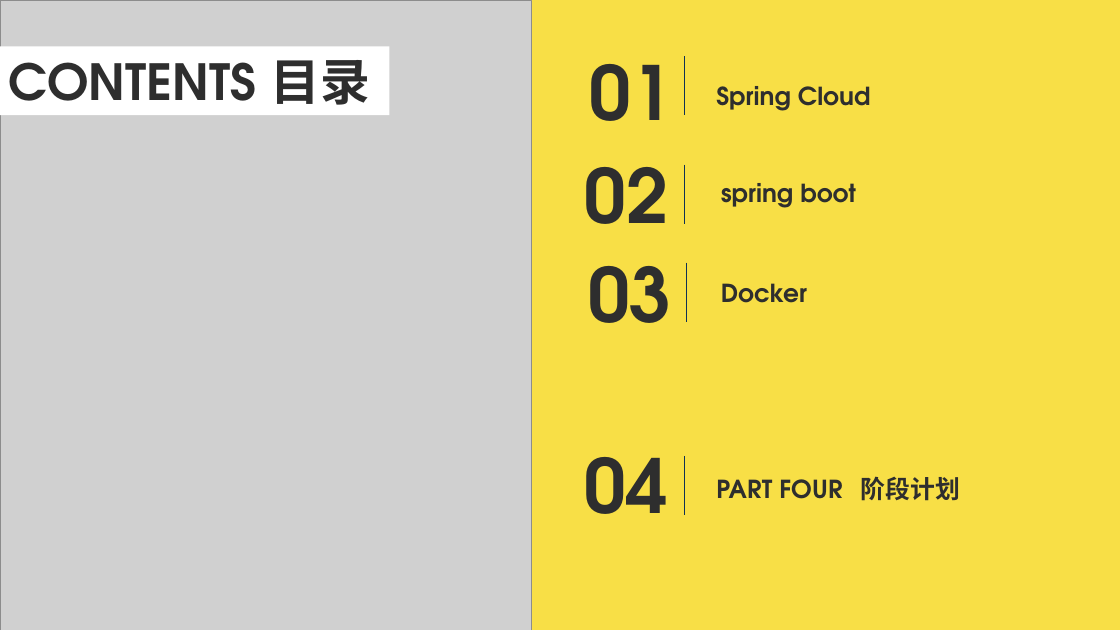
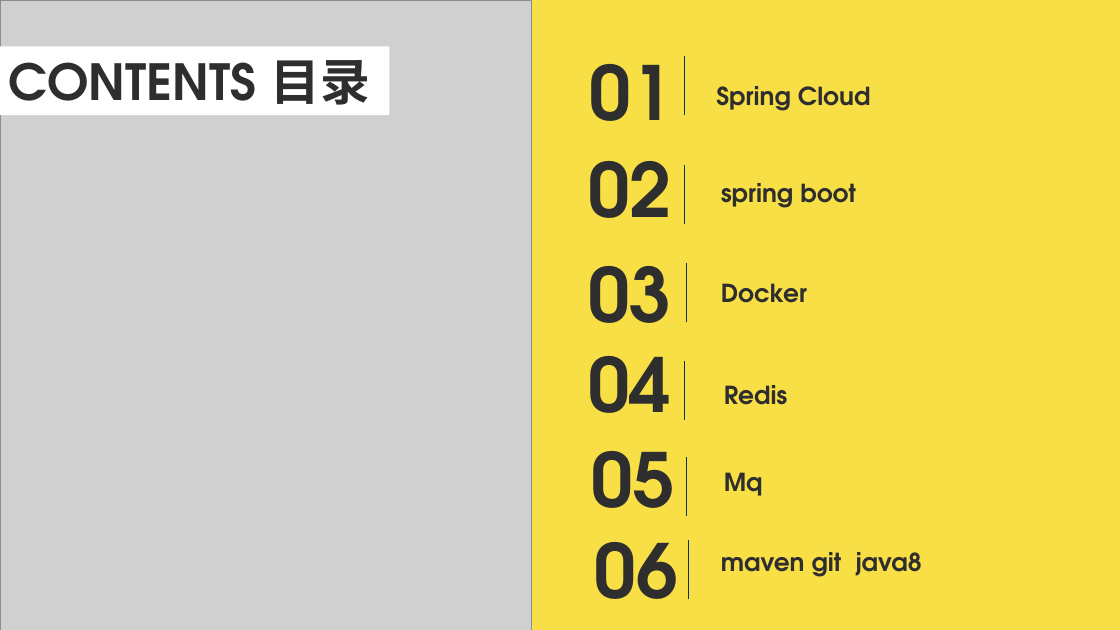
Before and after one commit to Linda-Tan/hello-world, a slide deck: slide 3 of config-repo/技术分享.pptx. Drawn at 1120x630 pixels with LibreOffice and Linux fonts; fonts in the diff are those of the drawing; grey boxes stand for pictures. Boxes give left, top, right and bottom in pixels: in the first picture for what was removed or moved away, otherwise in the second. Text is boxed around its words. In the diff, an @@ line names an element or a change of style, - is before the commit and + after.

```diff
--- a/config-repo/技术分享.pptx
+++ b/config-repo/技术分享.pptx
@@ text "02" moved from (x1=585, y1=167, x2=669, y2=224) to (x1=588, y1=161, x2=672, y2=218) @@
@@ text "04" moved from (x1=585, y1=457, x2=669, y2=514) to (x1=588, y1=356, x2=672, y2=413) @@
@@ line moved from (684, 456) - (684, 515) to (684, 361) - (684, 420) @@
@@ text at (x1=724, y1=385, x2=788, y2=405): text changed @@
-PART FOUR
+Redis
@@ text added at (x1=591, y1=451, x2=675, y2=508), 64 pt, text #2E2E2E, bold @@
+05
@@ line added from (686, 457) to (686, 516), #103154 1 pt @@
@@ text added at (x1=724, y1=472, x2=763, y2=496), 21.3 pt, text #2E2E2E, bold @@
+Mq
@@ text removed at (x1=861, y1=476, x2=960, y2=501) @@
-阶段计划
@@ text added at (x1=595, y1=542, x2=679, y2=599), 64 pt, text #2E2E2E, bold @@
+06
@@ line added from (688, 540) to (688, 599), #103154 1 pt @@
@@ text added at (x1=721, y1=552, x2=922, y2=577), 21.3 pt, text #2E2E2E, bold @@
+maven git java8
```
Also in this commit, not shown: 5 other files.
